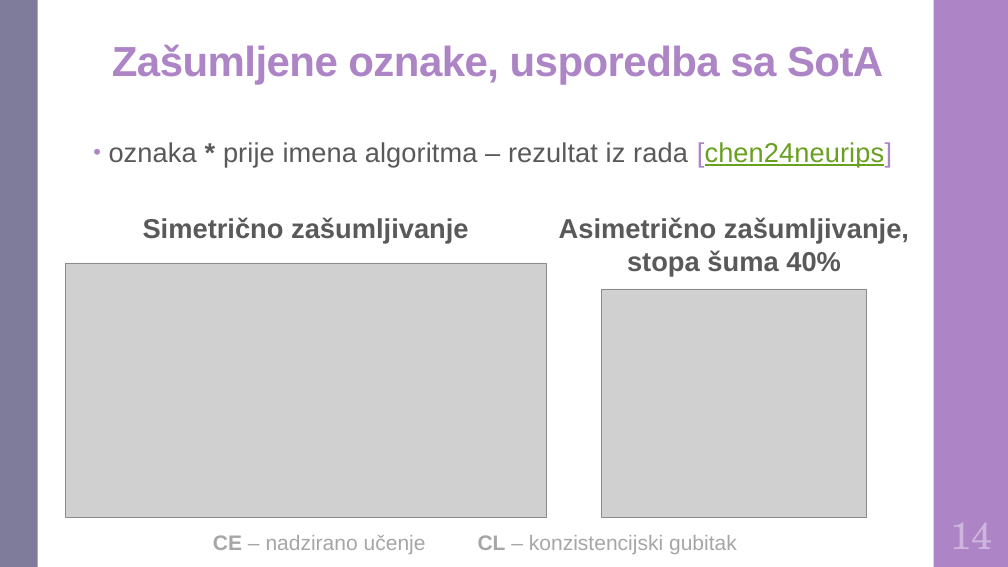
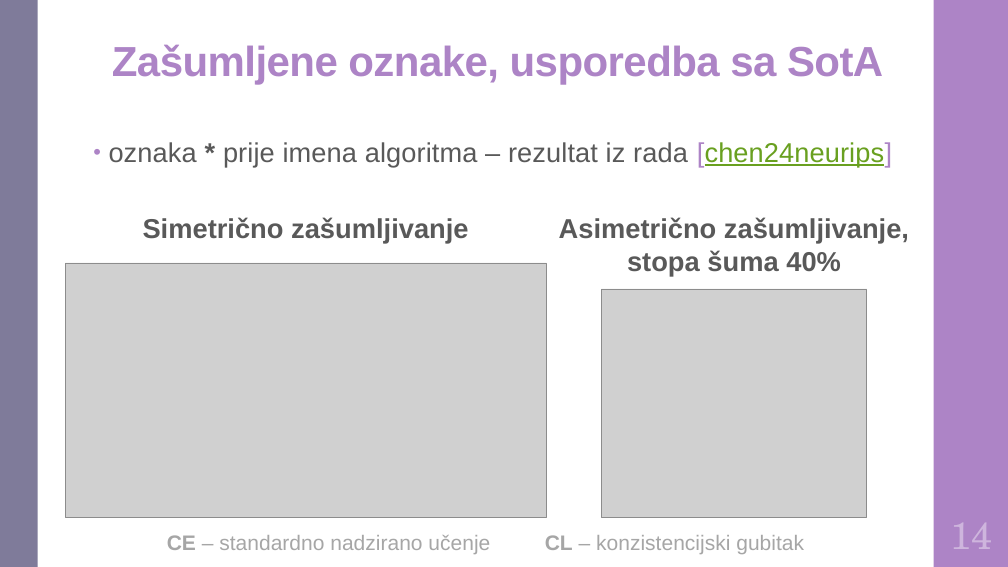
Before and after one commit to DomJamb/Diplomski-Rad-Doku, a slide deck: slide 18 of Prezentacija/Varijacijsko učenje na zašumljenim oznakama.pptx. Drawn at 1008x567 pixels with LibreOffice and Linux fonts; fonts in the diff are those of the drawing; grey boxes stand for pictures. Boxes give left, top, right and bottom in pixels: in the first picture for what was removed or moved away, otherwise in the second. Text is boxed around its words. In the diff, an @@ line names an element or a change of style, - is before the commit and + after.

Commit message:
presentation final fix

```diff
--- a/Prezentacija/Varijacijsko učenje na zašumljenim oznakama.pptx
+++ b/Prezentacija/Varijacijsko učenje na zašumljenim oznakama.pptx
@@ text at [167, 535, 804, 554]: text changed @@
-CE – nadzirano učenje CL – konzistencijski gubitak
+CE – standardno nadzirano učenje CL – konzistencijski gubitak
```
Also in this commit, not shown: 2 other slides changed, 1 other file.
